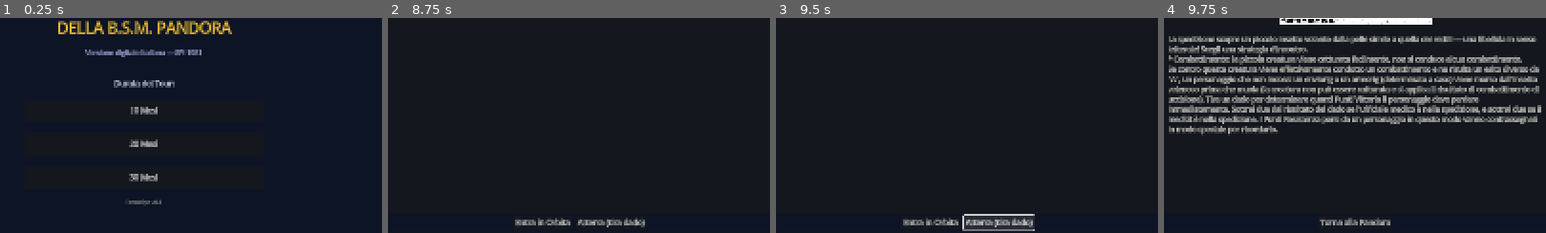
Above: before the commit, frames 1-4 (left to right).
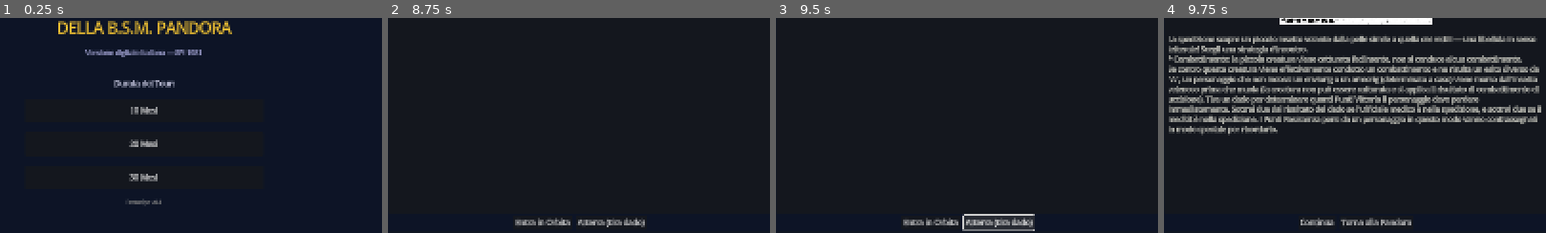
Above: after the commit, the same moments.

Repository: Tannoiser2/voyage-of-BSM-Pandora
Game: Godot game, scene res://scenes/Main.tscn
The game is run twice, just before and just after one commit, with the same random seed, the same clock (stepped at 60 frames per second) and the same inputs.
Inputs:
- Up to frame 1 (0.25 s): no input
- Up to frame 2 (8.75 s): click "10 Mesi" at 0.5 s; click "TIRA DADO" at 1.25 s; click "New" at 2 s; click "Atterra (tira dado)" at 2.75 s; click "New" at 3.5 s; click "Kor" at 4.25 s; click "12" at 5 s; click "13" at 5.75 s; click "Opo" at 6.5 s; click "Entra in Orbita" at 7.25 s; click "Entra in Orbita" at 8 s
- Up to frame 3 (9.5 s): click "Atterra (tira dado)" at 8.75 s
- Up to frame 4 (9.75 s): click "TIRA DADO" at 9.5 s
The pictures show only the part of the screen within x 31-81%, y 33-83%; the shares and areas given below are measured in that part.

Frames 1-3 are identical in both runs. In frame 4, 0.6% of the frame differs, in the area x 35-65%, y 92-97%.

Commit message:
Aggiunge la superficie planetaria (environ) con esplorazione hex-per-hex
- GameState: griglia environ 5x5 generata all'atterraggio, con terreni
  casuali e adiacenza esagonale; movimento della spedizione esagono per
  esagono (1 ora ciascuno); l'esplorazione di nuovi esagoni genera
  paragrafi evento o incontri con creature secondo il terreno
- GameScreen: vista superficie planetaria con esagoni colorati per tipo
  di terreno (Aperto/Accidentato/Montagna/Foresta/Deserto/Ghiaccio),
  marker della spedizione, esagoni adiacenti cliccabili; il pannello
  sinistro alterna mappa interstellare e superficie secondo la fase
- Aggiunto pulsante "Continua" per chiudere i paragrafi e proseguire
  la spedizione sulla superficie

https://claude.ai/code/session_01S8moVytLqzBh7UZi8APKk5

Diff:
--- a/godot/scripts/GameScreen.gd
+++ b/godot/scripts/GameScreen.gd
@@ -4,6 +4,7 @@
 var center_panel: Panel
 var right_panel: Panel
 var interstellar_display: Control
+var environ_display: Control
 var paragraph_display: Control
 var log_display: RichTextLabel
 var status_display: Control
@@ -58,6 +59,22 @@
 	# Draw hex buttons
 	_build_hex_buttons()
 
+	# Environ (superficie planetaria) — sovrapposto, nascosto finché non si sbarca
+	environ_display = Control.new()
+	environ_display.set_anchors_and_offsets_preset(Control.PRESET_FULL_RECT)
+	environ_display.visible = false
+	left_panel.add_child(environ_display)
+
+	var env_title := Label.new()
+	env_title.name = "EnvironTitle"
+	env_title.text = "Superficie Planetaria"
+	env_title.position = Vector2(10, 5)
+	env_title.add_theme_font_size_override("font_size", 13)
+	env_title.add_theme_color_override("font_color", Color(0.9, 0.85, 0.6))
+	environ_display.add_child(env_title)
+
+	_build_environ_buttons()
+
 	# CENTER PANEL - Log + Paragraph
 	var center_vbox := VBoxContainer.new()
 	center_vbox.size_flags_horizontal = Control.SIZE_EXPAND_FILL
@@ -129,6 +146,13 @@
 	btn_land.visible = false
 	btn_land.pressed.connect(_on_land)
 	actions_hbox.add_child(btn_land)
+
+	var btn_continue := Button.new()
+	btn_continue.name = "BtnContinue"
+	btn_continue.text = "Continua"
+	btn_continue.visible = false
+	btn_continue.pressed.connect(_on_continue)
+	actions_hbox.add_child(btn_continue)
 
 	var btn_return := Button.new()
 	btn_return.name = "BtnReturn"
@@ -330,6 +354,86 @@
 		y += 41.0  # stagger even columns
 	return Vector2(x, y)
 
+# --- Environ (superficie planetaria) -----------------------------------------
+
+const TERRAIN_COLORS := {
+	"Open":     Color(0.55, 0.62, 0.45),
+	"Rough":    Color(0.55, 0.45, 0.35),
+	"Mountain": Color(0.45, 0.42, 0.40),
+	"Forest":   Color(0.25, 0.45, 0.28),
+	"Desert":   Color(0.75, 0.65, 0.40),
+	"Ice":      Color(0.70, 0.80, 0.88),
+}
+
+func _build_environ_buttons() -> void:
+	for col in range(1, GameState.ENVIRON_COLS + 1):
+		for row in range(1, GameState.ENVIRON_ROWS + 1):
+			var hex_id := col * 10 + row
+			var pos := _environ_to_screen_pos(hex_id)
+			var btn := Button.new()
+			btn.name = "Env_%d" % hex_id
+			btn.custom_minimum_size = Vector2(70, 70)
+			btn.size = Vector2(70, 70)
+			btn.position = pos - Vector2(35, 35)
+			btn.pressed.connect(_on_environ_hex_clicked.bind(hex_id))
+			environ_display.add_child(btn)
+
+func _environ_to_screen_pos(hex_id: int) -> Vector2:
+	var col := hex_id / 10
+	var row := hex_id % 10
+	var x := 90.0 + (col - 1) * 88.0
+	var y := 95.0 + (row - 1) * 78.0
+	if col % 2 == 0:
+		y += 39.0
+	return Vector2(x, y)
+
+func _refresh_environ_buttons() -> void:
+	for col in range(1, GameState.ENVIRON_COLS + 1):
+		for row in range(1, GameState.ENVIRON_ROWS + 1):
+			var hex_id := col * 10 + row
+			var btn := find_child("Env_%d" % hex_id, true, false) as Button
+			if not btn: continue
+			var cell: Dictionary = GameState.environ_grid.get(hex_id, {})
+			var terrain: String = cell.get("terrain", "Open")
+			var explored: bool = cell.get("explored", false)
+			var base: Color = TERRAIN_COLORS.get(terrain, Color(0.5, 0.5, 0.5))
+
+			if hex_id == GameState.expedition_pos:
+				btn.text = "◉"
+				btn.modulate = Color(1.0, 1.0, 1.0)
+				base = Color(0.3, 0.8, 1.0)
+			elif explored:
+				btn.text = terrain.substr(0, 3)
+				btn.modulate = Color(1.0, 1.0, 1.0)
+			elif GameState.can_move_expedition(hex_id):
+				btn.text = "?"
+				btn.modulate = Color(1.0, 1.0, 1.0)
+			else:
+				btn.text = ""
+				btn.modulate = Color(0.6, 0.6, 0.6)
+
+			var sb := StyleBoxFlat.new()
+			sb.bg_color = base
+			sb.set_corner_radius_all(6)
+			btn.add_theme_stylebox_override("normal", sb)
+			btn.add_theme_stylebox_override("hover", sb)
+			btn.add_theme_stylebox_override("pressed", sb)
+			btn.disabled = not (GameState.can_move_expedition(hex_id) or hex_id == GameState.expedition_pos)
+
+func _on_environ_hex_clicked(hex_id: int) -> void:
+	if GameState.can_move_expedition(hex_id):
+		GameState.move_expedition(hex_id)
+
+func _update_left_panel_mode() -> void:
+	var on_surface := GameState.current_phase == GameState.Phase.EXPEDITION \
+		or (GameState.current_phase == GameState.Phase.PARAGRAPH and GameState.expedition_pos > 0) \
+		or not GameState.current_creature.is_empty()
+	if interstellar_display: interstellar_display.visible = not on_surface
+	if environ_display:
+		environ_display.visible = on_surface
+		if on_surface:
+			_refresh_environ_buttons()
+
 func _connect_signals() -> void:
 	GameState.phase_changed.connect(_on_phase_changed)
 	GameState.state_updated.connect(_update_display)
@@ -337,6 +441,10 @@
 	GameState.message_posted.connect(_on_message)
 	GameState.encounter_started.connect(_on_encounter_started)
 	GameState.encounter_ended.connect(_on_encounter_ended)
+	GameState.environ_changed.connect(_on_environ_changed)
+
+func _on_environ_changed() -> void:
+	_update_left_panel_mode()
 
 func _on_phase_changed(phase: String) -> void:
 	_update_display()
@@ -347,16 +455,19 @@
 	var btn_land := find_child("BtnLand", true, false)
 	var btn_return := find_child("BtnReturn", true, false)
 	var btn_explore := find_child("BtnExplore", true, false)
+	var btn_continue := find_child("BtnContinue", true, false)
 	var btn_kill := find_child("BtnKill", true, false)
 	var btn_capture := find_child("BtnCapture", true, false)
 	var btn_flee := find_child("BtnFlee", true, false)
 
 	var in_combat := not GameState.current_creature.is_empty()
+	var on_surface := GameState.expedition_pos > 0
 
 	if btn_orbit: btn_orbit.visible = (phase == "orbit")
 	if btn_land: btn_land.visible = (phase == "orbit")
 	if btn_return: btn_return.visible = (phase == "expedition" or phase == "paragraph") and not in_combat
-	if btn_explore: btn_explore.visible = (phase == "expedition") and not in_combat
+	if btn_explore: btn_explore.visible = (phase == "expedition") and not in_combat and not on_surface
+	if btn_continue: btn_continue.visible = (phase == "paragraph") and not in_combat
 	if btn_kill: btn_kill.visible = in_combat
 	if btn_capture: btn_capture.visible = in_combat
 	if btn_flee: btn_flee.visible = in_combat
@@ -398,8 +509,9 @@
 		}
 		lbl_phase.text = "Fase: %s" % phase_it.get(GameState.phase_name(GameState.current_phase), "—")
 
-	# Refresh hex buttons
+	# Refresh hex buttons and panel mode
 	_refresh_hex_buttons()
+	_update_left_panel_mode()
 
 func _refresh_hex_buttons() -> void:
 	for col in range(1, 5):
@@ -460,6 +572,17 @@
 	var die := randi_range(1, 6)
 	_set_dice_result(die)
 	GameState.land_on_planet(die)
+
+func _on_continue() -> void:
+	# Chiude il paragrafo corrente e torna alla fase appropriata
+	GameState.current_paragraph = 0
+	if GameState.expedition_pos > 0:
+		GameState.set_phase(GameState.Phase.EXPEDITION)
+		_show_expedition_panel()
+	elif GameState.current_system != "" and GameState.current_system != "Sol":
+		GameState.set_phase(GameState.Phase.ORBIT)
+	else:
+		GameState.set_phase(GameState.Phase.INTERSTELLAR)
 
 func _on_return_to_pandora() -> void:
 	GameState.return_to_pandora()
@@ -538,7 +661,8 @@
 		]
 		if GameState.captured_creatures.size() > 0:
 			bb += "Creature catturate: %s\n\n" % ", ".join(GameState.captured_creatures)
-		bb += "[i]Premi \"Esplora\" per continuare, oppure \"Torna alla Pandora\".[/i]"
+		bb += "[i]Sposta la spedizione cliccando un esagono adiacente sulla mappa di superficie "
+		bb += "(a sinistra), oppure premi \"Torna alla Pandora\".[/i]"
 		para_display.bbcode_text = bb
 
 	_update_action_buttons("expedition")
--- a/godot/scripts/GameState.gd
+++ b/godot/scripts/GameState.gd
@@ -59,6 +59,14 @@
 var creature_rating: int = 0          # valutazione della creatura per l'esagono (8.4)
 var damage_points: int = 0            # danni accumulati dalla spedizione
 var captured_creatures: Array = []    # creature catturate vive (PV extra)
+
+# Superficie planetaria (environ) — regola 6.0
+const ENVIRON_COLS := 5
+const ENVIRON_ROWS := 5
+var environ_grid: Dictionary = {}     # hex_id -> {"terrain": String, "explored": bool}
+var expedition_pos: int = 0           # esagono attuale della spedizione (0 = non sbarcata)
+var landing_hex: int = 0
+signal environ_changed
 
 func _ready() -> void:
 	pass
@@ -178,6 +186,7 @@
 	expedition_supply = shuttle_supply  # bring supplies from shuttle
 	shuttle_supply = 0
 	reset_expedition_state()
+	generate_environ(landing_para)
 
 	add_log("Atterraggio su %s. Dado: %d → Paragrafo %03d" % [current_system, die_result, landing_para])
 	set_phase(Phase.EXPEDITION)
@@ -241,6 +250,88 @@
 	creature_rating = 0
 	captured_creatures = []
 	damage_points = 0
+	environ_grid = {}
+	expedition_pos = 0
+	landing_hex = 0
+
+# --- Superficie planetaria (environ) -----------------------------------------
+
+func environ_hex_id(col: int, row: int) -> int:
+	return col * 10 + row
+
+func environ_neighbors(hex_id: int) -> Array:
+	# Adiacenza esagonale a colonne sfalsate (come la mappa interstellare)
+	var col := hex_id / 10
+	var row := hex_id % 10
+	var result: Array = []
+	var candidates: Array = [[col, row - 1], [col, row + 1]]
+	if col % 2 == 1:
+		candidates += [[col - 1, row - 1], [col - 1, row], [col + 1, row - 1], [col + 1, row]]
+	else:
+		candidates += [[col - 1, row], [col - 1, row + 1], [col + 1, row], [col + 1, row + 1]]
+	for c in candidates:
+		if c[0] >= 1 and c[0] <= ENVIRON_COLS and c[1] >= 1 and c[1] <= ENVIRON_ROWS:
+			result.append(environ_hex_id(c[0], c[1]))
+	return result
+
+func generate_environ(landing: int) -> void:
+	environ_grid = {}
+	var terrains: Array = GameData.tables.get("terrain_types", ["Open", "Rough", "Mountain", "Forest", "Desert", "Ice"])
+	for col in range(1, ENVIRON_COLS + 1):
+		for row in range(1, ENVIRON_ROWS + 1):
+			var hid := environ_hex_id(col, row)
+			var terrain: String = terrains[randi() % terrains.size()]
+			environ_grid[hid] = {"terrain": terrain, "explored": false}
+	# L'esagono di atterraggio è al centro, terreno aperto e già esplorato
+	landing_hex = environ_hex_id(3, 3)
+	environ_grid[landing_hex] = {"terrain": "Open", "explored": true}
+	expedition_pos = landing_hex
+	environ_changed.emit()
+
+func can_move_expedition(hex_id: int) -> bool:
+	if current_phase != Phase.EXPEDITION:
+		return false
+	if not current_creature.is_empty():
+		return false
+	return hex_id in environ_neighbors(expedition_pos)
+
+func move_expedition(hex_id: int) -> void:
+	if not can_move_expedition(hex_id):
+		return
+	expedition_pos = hex_id
+	add_expedition_hours(1)  # ogni esagono costa 1 ora
+	var cell: Dictionary = environ_grid.get(hex_id, {})
+	var terrain: String = cell.get("terrain", "Open")
+	add_log("La spedizione entra in un esagono %s (esagono %d)." % [_terrain_it(terrain), hex_id])
+	environ_changed.emit()
+	# Esplora il nuovo esagono se non ancora esplorato
+	if not cell.get("explored", false):
+		explore_environ_hex(hex_id, terrain)
+
+func explore_environ_hex(hex_id: int, terrain: String) -> void:
+	environ_grid[hex_id]["explored"] = true
+	environ_changed.emit()
+	var die := randi_range(1, 6)
+	# Dado alto: incontro con creatura; altrimenti paragrafo di esplorazione
+	if die >= 5:
+		var names := GameData.get_all_creature_names()
+		var creature: String = names[randi() % names.size()]
+		add_log("Esplorazione (%s, dado %d): incontro!" % [_terrain_it(terrain), die])
+		start_encounter(creature)
+	else:
+		var para_num := GameData.get_exploration_paragraph(terrain, die)
+		add_log("Esplorazione (%s, dado %d) → Paragrafo %03d" % [_terrain_it(terrain), die, para_num])
+		show_paragraph(para_num)
+
+func _terrain_it(terrain: String) -> String:
+	match terrain:
+		"Open":     return "Aperto"
+		"Rough":    return "Accidentato"
+		"Mountain": return "Montagna"
+		"Forest":   return "Foresta"
+		"Desert":   return "Deserto"
+		"Ice":      return "Ghiaccio"
+	return terrain
 
 # --- Combattimento / incontri (regola 8.0) -----------------------------------
 
